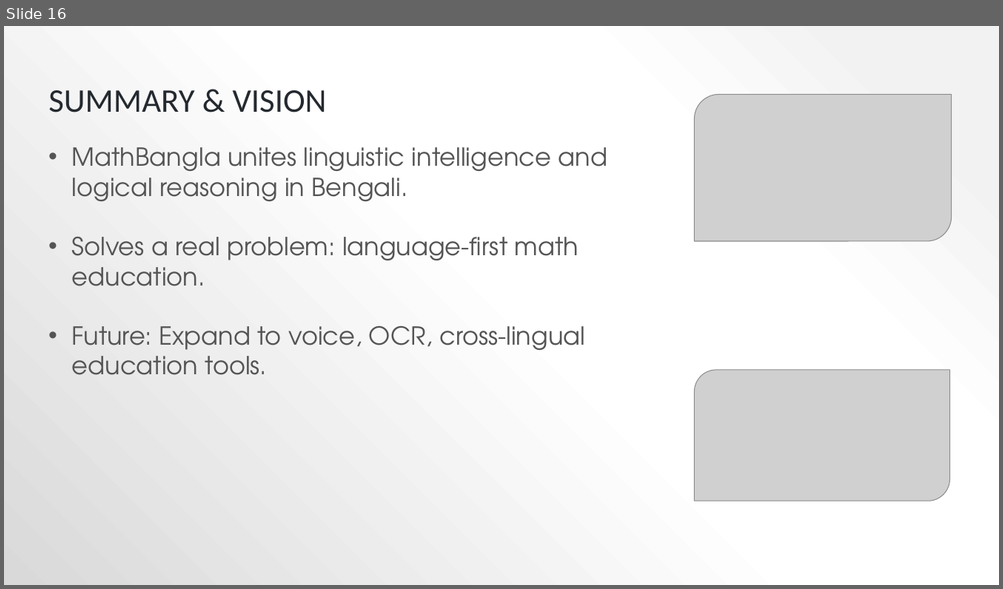
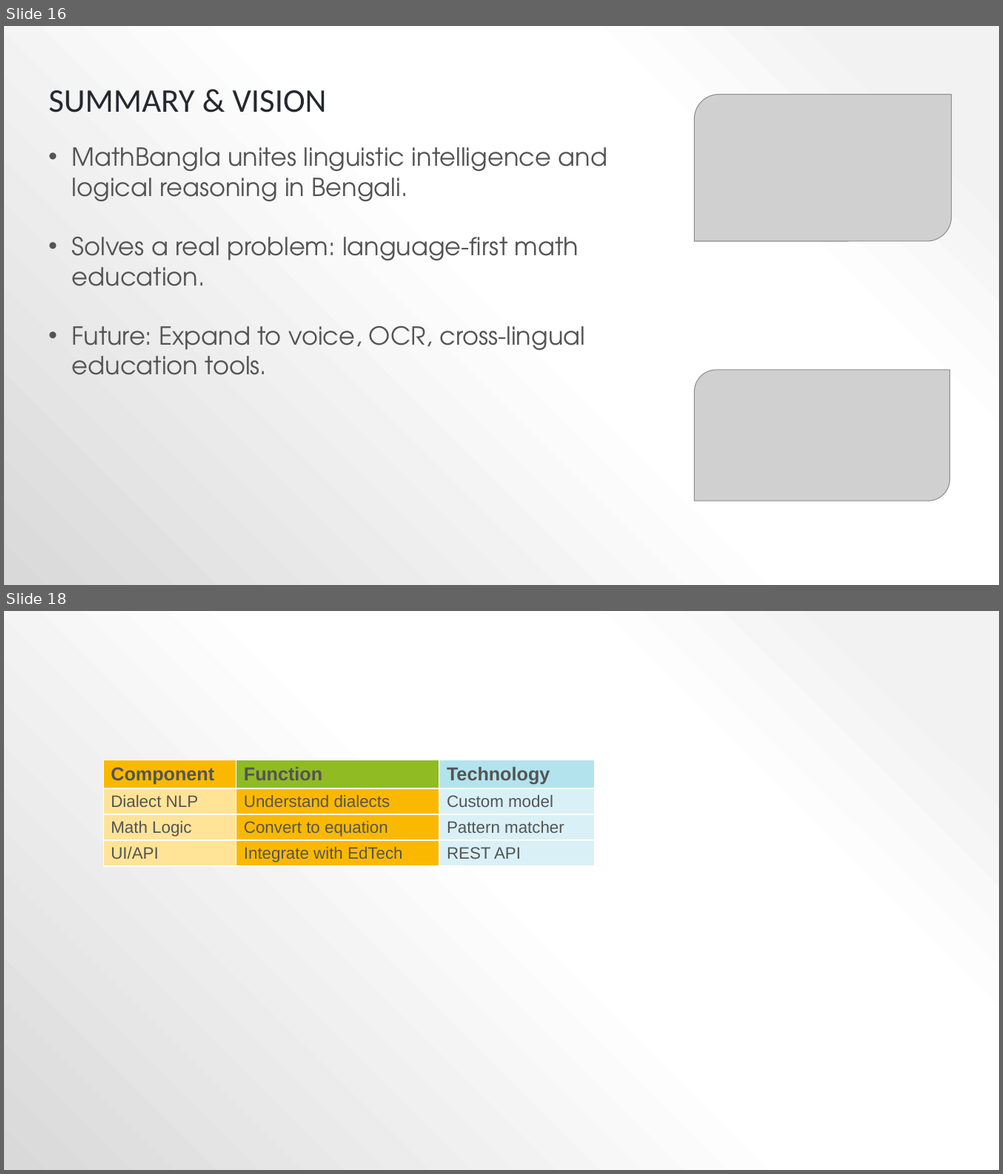
Before and after one commit to AntorPi314/MySave, a slide deck: Lab/AI/AI_Presentation_222071024_222071045.pptx. Shown one above the other, each under a label of ours: slide 16 before the commit, slides 16 and 18 after it; the slides between them are not shown. The pictures are 1003x589 and 1003x1174 pixels, drawn with LibreOffice and Linux fonts; fonts in the diff are those of the drawing; grey boxes stand for pictures. Boxes give left, top, right and bottom in pixels: in the first picture for what was removed or moved away, otherwise in the second. Text is boxed around its words. In the diff, an @@ line names an element or a change of style, - is before the commit and + after.

```diff
--- a/Lab/AI/AI_Presentation_222071024_222071045.pptx
+++ b/Lab/AI/AI_Presentation_222071024_222071045.pptx
@@ slide 18 added at (4, 611, 999, 1170), background gradient #F2F2F2 to #FFFFFF to #D9D9D9 @@
@@ table added at (103, 760, 595, 872), 4 rows, 3 columns @@
+Component | Function | Technology
+Dialect NLP | Understand dialects | Custom model
+Math Logic | Convert to equation | Pattern matcher
+UI/API | Integrate with EdTech | REST API
```
Also in this commit, not shown: 2 other slides added, 3 other files.
